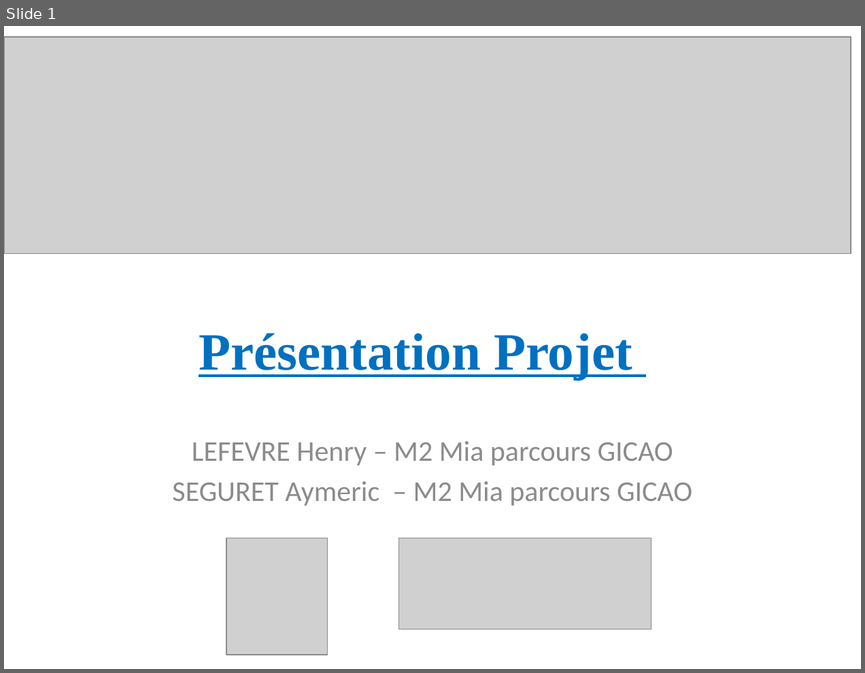
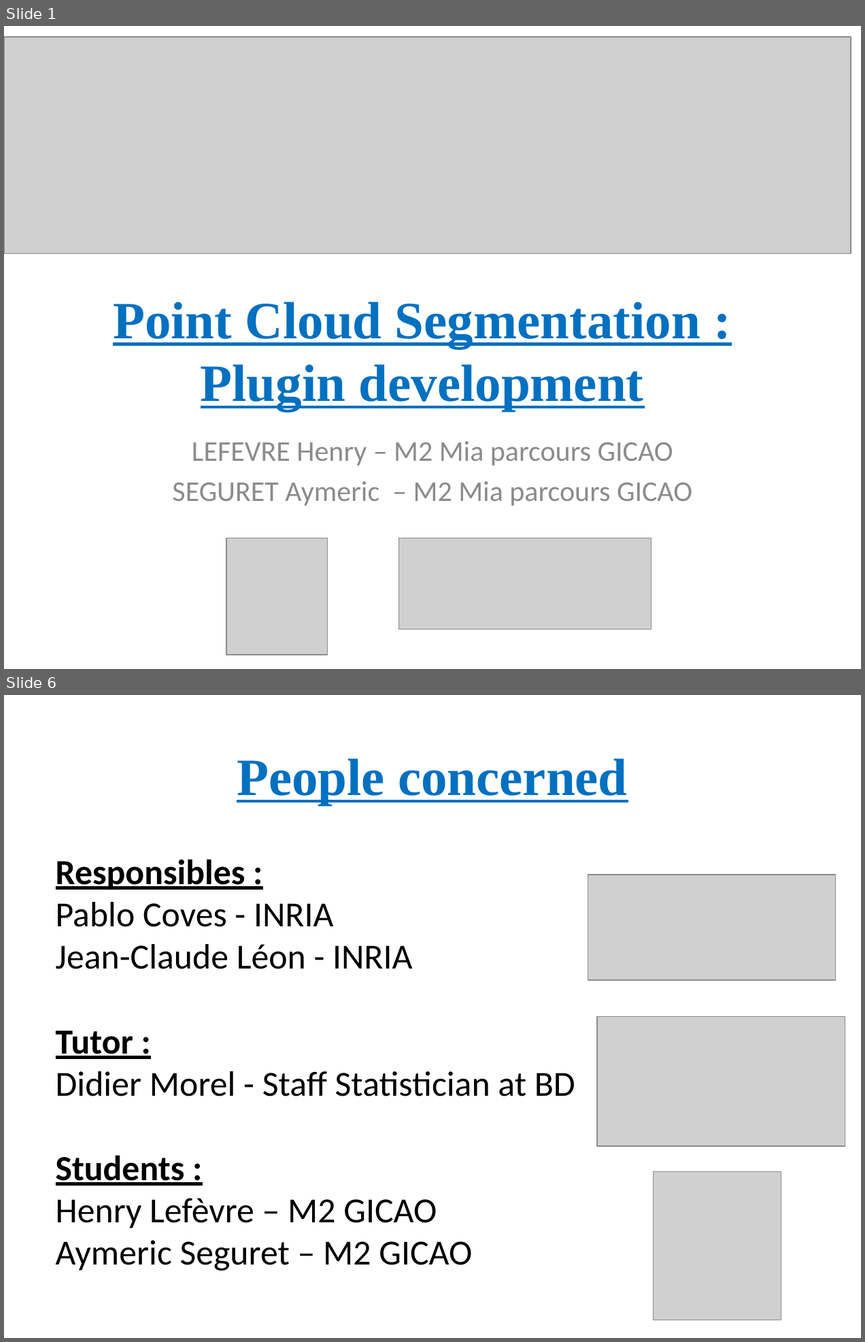
Before and after one commit to Mric26/M2-S1, a slide deck: Projet/Presentation.pptx. Shown one above the other, each under a label of ours: slide 1 before the commit, slides 1 and 6 after it; the slides between them are not shown. The pictures are 865x673 and 865x1342 pixels, drawn with LibreOffice and Linux fonts; fonts in the diff are those of the drawing; grey boxes stand for pictures. Boxes give left, top, right and bottom in pixels: in the first picture for what was removed or moved away, otherwise in the second. Text is boxed around its words. In the diff, an @@ line names an element or a change of style, - is before the commit and + after.

Commit message:
projet

```diff
--- a/Projet/Presentation.pptx
+++ b/Projet/Presentation.pptx
@@ slide 6 added at [4,695,861,1338], background #FFFFFF @@
@@ title added at [237,758,628,805], 44 pt, text #0070C0, bold, underline @@
+People concerned
@@ text added at [56,859,575,1270], 29.6 pt, text #000000 @@
+Responsibles :
+Pablo Coves - INRIA
+Jean-Claude Léon - INRIA
+Tutor :
+Didier Morel - Staff Statistician at BD
+Students :
+Henry Lefèvre – M2 GICAO
+Aymeric Seguret – M2 GICAO
@@ picture added at [587,875,835,981] @@
@@ picture added at [597,1016,844,1146] @@
@@ picture added at [653,1172,781,1320] @@
@@ slide 1 changed as well @@
@@ title at [113,301,700,411]: text changed @@
-Présentation Projet
+Point Cloud Segmentation :
+Plugin development
```
Also in this commit, not shown: 11 other slides added, 4 slides removed, 1 other file.
